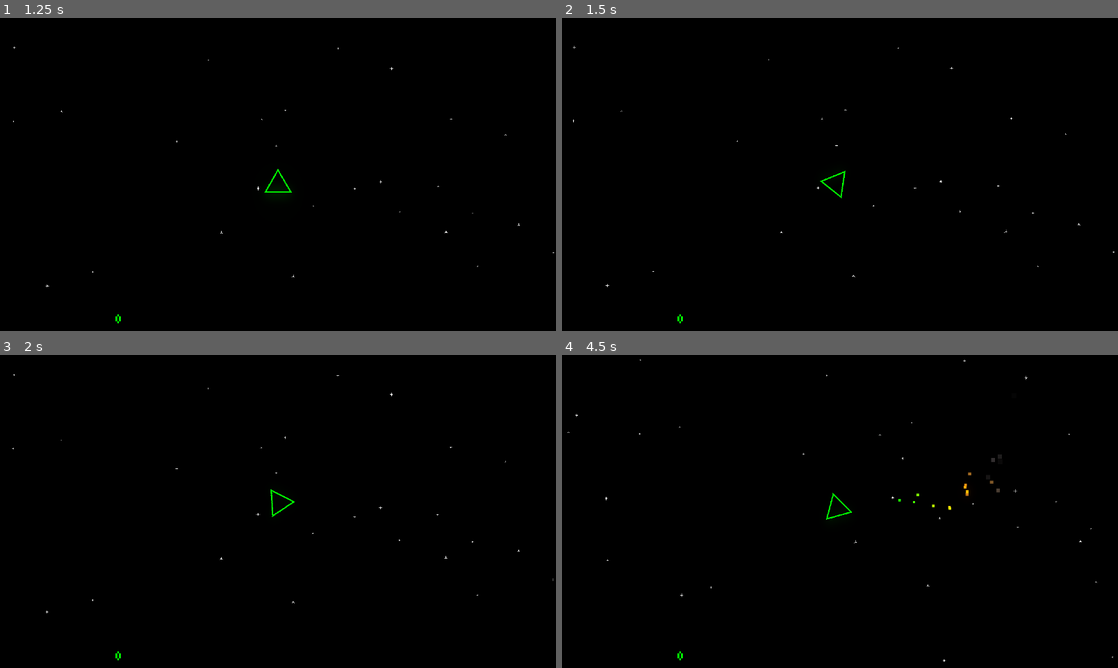
Above: before the commit, frames 1-4 (two rows, left to right).
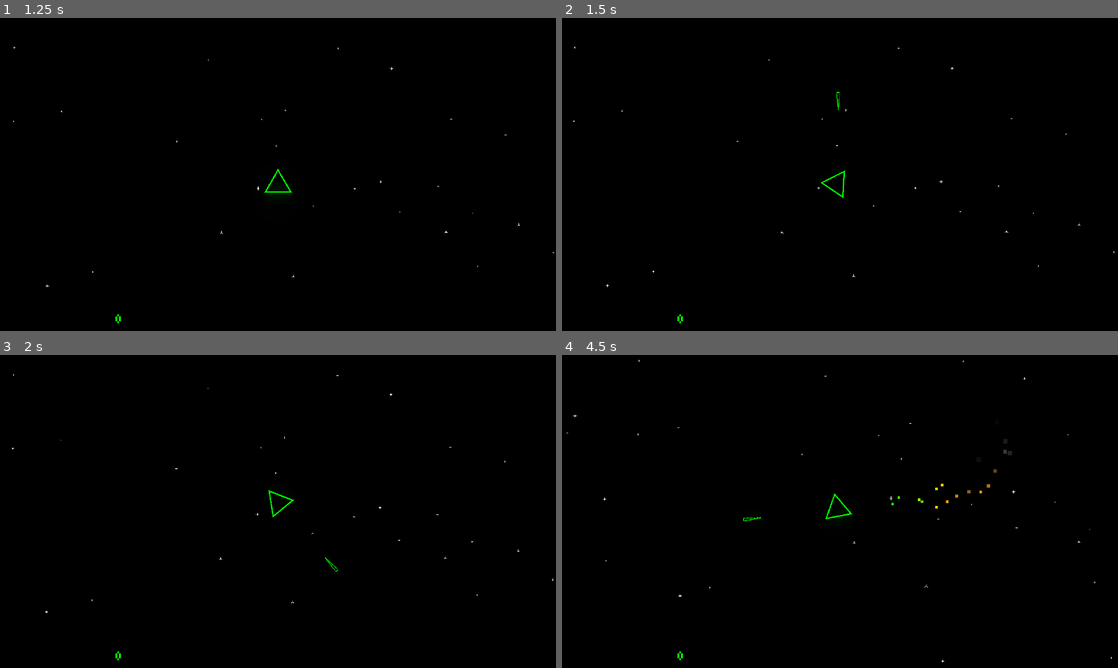
Above: after the commit, the same moments.

Repository: KristoferKoehn/CalculusConflict
Game: Godot game, scene res://Game.tscn
Same seed, same stepped clock (60 frames per second), same inputs: the game is played once before the commit and once after it.
Inputs (mouse positions are in pixels of both pictures, inside the frame that each line leads up to):
- Up to frame 1 (1.25 s): click (278, 227) at 0.5 s
- Up to frame 2 (1.5 s): tap Enter at 1.25 s; hold D (turn_right) from 1.28 s (still down); hold Space (shoot) from 1.28 s (still down)
- Up to frame 3 (2 s): keep holding D (turn_right); keep holding Space (shoot)
- Up to frame 4 (4.5 s): release D (turn_right) at 2.03 s; release Space (shoot) at 2.03 s; hold A (turn_left) 2.03-2.78 s; tap Space (shoot) at 2.1, 3.6 s; hold D (turn_right) 2.78-3.53 s; hold Space (shoot) 2.78-3.53 s; hold W (thrust) 3.53-4.28 s; hold A (turn_left) from 4.28 s (still down); hold Space (shoot) from 4.28 s (still down)

Frame 1 is identical in both runs. In frame 2, 0.1% of the frame differs, in the area x 1-100%, y 8-86%; in frame 3, 0.2%; in frame 4, 0.4%, in the area x 0-100%, y 1-99%.
Error before the commit: Parse Error: Unexpected token: Identifier:es (res://objects/LaserWeapon.gd:1)

Commit message:
abstracted player functionality into entity and control

Diff:
--- a/characters/Player.gd
+++ b/characters/Player.gd
@@ -1,67 +1,59 @@
-extends KinematicBody2D
-
-var out_of_bounds = false
-var bounds_velocity = Vector2(0,0)
-var player_color = null
-
-var max_thrust = 600
-var velocity = Vector2(0,0)
-var velocity_damping = 1.02
-var acceleration = 15
-var rotation_speed = .8
-var rotation_max = 60
-var angular_velocity = 0
-var angular_damping = 1.15
+extends entity
 
 var shooting = false
+var thrusting = false
+var rotate = 0.0
+
+func thrust():
+	self.velocity += Vector2(cos(self.rotation - PI/2.0), sin(self.rotation - PI/2.0)) * self.acceleration
+	thrusting = true
+
+func end_thrust():
+	thrusting = false
+
+func shoot():
+	shooting = true
+
+func end_shoot():
+	shooting = false
+
+func rotate_left(magnitude = 1):
+	rotate = magnitude
+
+func rotate_right(magnitude = 1):
+	rotate = -1 * magnitude
+
+func end_rotate():
+	rotate = 0
 
 func _ready():
-	player_color = get_node("/root/Game").player_colors[0]
-	$Sprite.modulate = player_color
-	$EngineParticles.update_color()
-	$LaserWeapon.update_color()
+	self.player_color = .get_node("/root/Game").player_colors[0]
+	.get_node("Sprite").modulate = self.player_color
+	.get_node("EngineParticles").update_color()
+	.get_node("LaserWeapon").update_color()
 
 func _process(_delta):
 	if shooting:
-		$LaserWeapon.shoot()
+		.get_node("LaserWeapon").shoot()
 	else:
 		pass
 
 func _physics_process(delta: float) -> void:
 
-	if (Input.is_action_pressed("shoot")):
-		shooting = true
+	if (rotate > 0):
+		if self.angular_velocity <= -self.rotation_max:
+			self.angular_velocity = self.rotation_max
+		else:
+			self.angular_velocity += self.rotation_speed * rotate
+	if (rotate < 0):
+		if self.angular_velocity >= self.rotation_max:
+			self.angular_velocity = self.rotation_max
+		else:
+			self.angular_velocity += self.rotation_speed * rotate
+	if (thrusting):
+		.get_node("EngineParticles").emitting = true
+		if !.get_node("EngineNoise").playing:
+			.get_node("EngineNoise").play()
 	else:
-		shooting = false
-
-	if (Input.is_action_pressed("turn_left")):
-		if self.angular_velocity <= -rotation_max:
-			self.angular_velocity = rotation_max
-		else:
-			self.angular_velocity -= rotation_speed
-
-	if (Input.is_action_pressed("turn_right")):
-		if self.angular_velocity >= rotation_max:
-			self.angular_velocity = rotation_max
-		else:
-			self.angular_velocity += rotation_speed
-	if (Input.is_action_pressed("thrust")):
-		velocity += Vector2(cos(self.rotation - PI/2.0), sin(self.rotation - PI/2.0)) * acceleration
-		$EngineParticles.emitting = true
-		if !$EngineNoise.playing:
-			$EngineNoise.play()
-	else:
-		$EngineNoise.stop()
-		$EngineParticles.emitting = false
-	rotation += delta * angular_velocity
-	angular_velocity = angular_velocity/angular_damping
-	velocity = velocity / (1.01 + (velocity.length()/max_thrust) * 0.02)
-
-
-	var _temp = move_and_collide(velocity * delta)
-
-	if(out_of_bounds):
-		bounds_velocity += Vector2(0 - self.global_position.x, 0 - self.global_position.y) * delta
-	else:
-		bounds_velocity = bounds_velocity/(1000.0)
-	velocity += bounds_velocity
+		.get_node("EngineNoise").stop()
+		.get_node("EngineParticles").emitting = false
--- /dev/null
+++ b/entity/player_control.gd
@@ -0,0 +1,38 @@
+extends Node
+
+
+# Declare member variables here. Examples:
+# var a = 2
+# var b = "text"
+
+
+# Called when the node enters the scene tree for the first time.
+func _ready():
+	pass # Replace with function body.
+
+
+# Called every frame. 'delta' is the elapsed time since the previous frame.
+func _process(delta):
+	if(Input.is_action_pressed("shoot")):
+		for i in get_child_count():
+			get_children()[i].shoot()
+	else:
+		for i in get_child_count():
+			get_children()[i].end_shoot()
+
+	if(Input.is_action_pressed("thrust")):
+		for i in get_child_count():
+			get_children()[i].thrust()
+	else:
+		for i in get_child_count():
+			get_children()[i].end_thrust()
+
+	if(Input.is_action_pressed("turn_right")):
+		for i in get_child_count():
+			get_children()[i].rotate_left()
+	elif(Input.is_action_pressed("turn_left")):
+		for i in get_child_count():
+			get_children()[i].rotate_right()
+	else:
+		for i in get_child_count():
+			get_children()[i].end_rotate()
--- /dev/null
+++ b/entity/player_control.tscn
@@ -0,0 +1,6 @@
+[gd_scene load_steps=2 format=2]
+
+[ext_resource path="res://entity/player_control.gd" type="Script" id=1]
+
+[node name="player_control" type="Node"]
+script = ExtResource( 1 )
--- a/levels/Arena_Level.tscn
+++ b/levels/Arena_Level.tscn
@@ -7,6 +7,7 @@
 [ext_resource path="res://objects/Boundary.tscn" type="PackedScene" id=5]
 [ext_resource path="res://levels/Arena_Level.gd" type="Script" id=6]
 [ext_resource path="res://entity/HUD.tscn" type="PackedScene" id=7]
+[ext_resource path="res://entity/player_control.tscn" type="PackedScene" id=8]
 
 [sub_resource type="Environment" id=1]
 background_mode = 4
@@ -22,11 +23,13 @@
 [node name="Arena_Level" type="Node2D"]
 script = ExtResource( 6 )
 
+[node name="player_control" parent="." instance=ExtResource( 8 )]
+
+[node name="Player" parent="player_control" instance=ExtResource( 1 )]
+
 [node name="MultiTargetCamera" parent="." instance=ExtResource( 4 )]
 process_mode = 0
 smoothing_enabled = true
-
-[node name="Player" parent="." instance=ExtResource( 1 )]
 
 [node name="AsteroidSpawner" parent="." instance=ExtResource( 3 )]
 
--- a/objects/LaserWeapon.gd
+++ b/objects/LaserWeapon.gd
@@ -1,5 +1,3 @@
-es (69 sloc)  2.24 KB
-
 extends Node
 
 var laser_scene = load("res://objects/Laser.tscn")
--- a/project.godot
+++ b/project.godot
@@ -7,6 +7,16 @@
 ;   param=value ; assign values to parameters
 
 config_version=4
+
+_global_script_classes=[ {
+"base": "KinematicBody2D",
+"class": "entity",
+"language": "GDScript",
+"path": "res://script classes/entity.gd"
+} ]
+_global_script_class_icons={
+"entity": ""
+}
 
 [application]
 
--- /dev/null
+++ b/script classes/entity.gd
@@ -0,0 +1,35 @@
+extends KinematicBody2D
+
+class_name entity
+
+var out_of_bounds = false
+var bounds_velocity = Vector2(0,0)
+var player_color = null
+
+var max_thrust = 600
+var velocity = Vector2(0,0)
+var velocity_damping = 1.02
+var acceleration = 15
+var rotation_speed = .8
+var rotation_max = 60
+var angular_velocity = 0
+var angular_damping = 1.15
+
+# Called when the node enters the scene tree for the first time.
+func _ready():
+	pass # Replace with function body.
+
+
+# Called every frame. 'delta' is the elapsed time since the previous frame.
+func _physics_process(delta):
+	self.rotation += delta * angular_velocity
+	angular_velocity = angular_velocity/angular_damping
+	velocity = velocity / (1.01 + (velocity.length()/max_thrust) * 0.02)
+
+	var _temp = .move_and_collide(velocity * delta)
+
+	if(out_of_bounds):
+		bounds_velocity += Vector2(0 - self.global_position.x, 0 - self.global_position.y) * delta
+	else:
+		bounds_velocity = bounds_velocity/(1000.0)
+	velocity += bounds_velocity
Not shown: 1 places in levels/Arena_Level.tscn that only renumber resources
